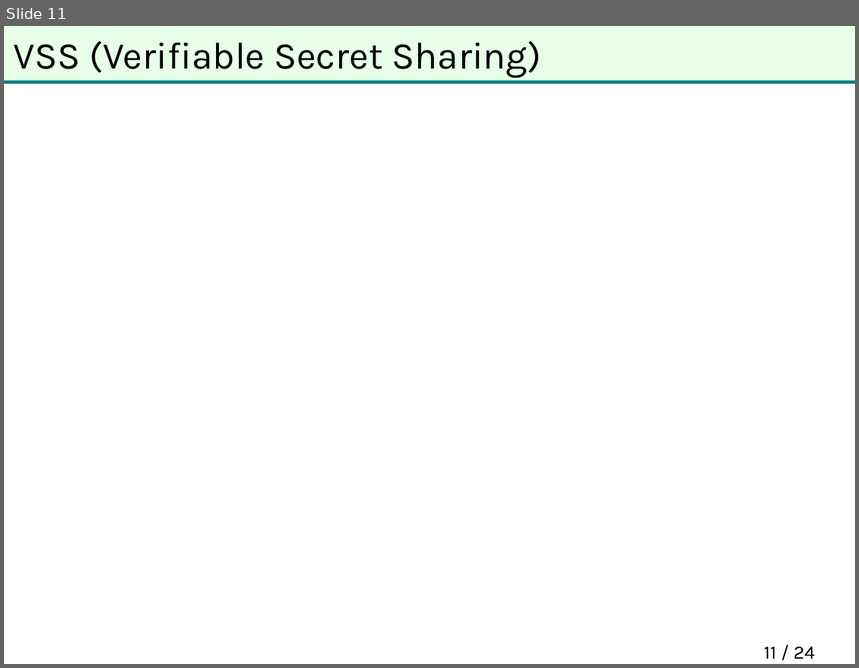
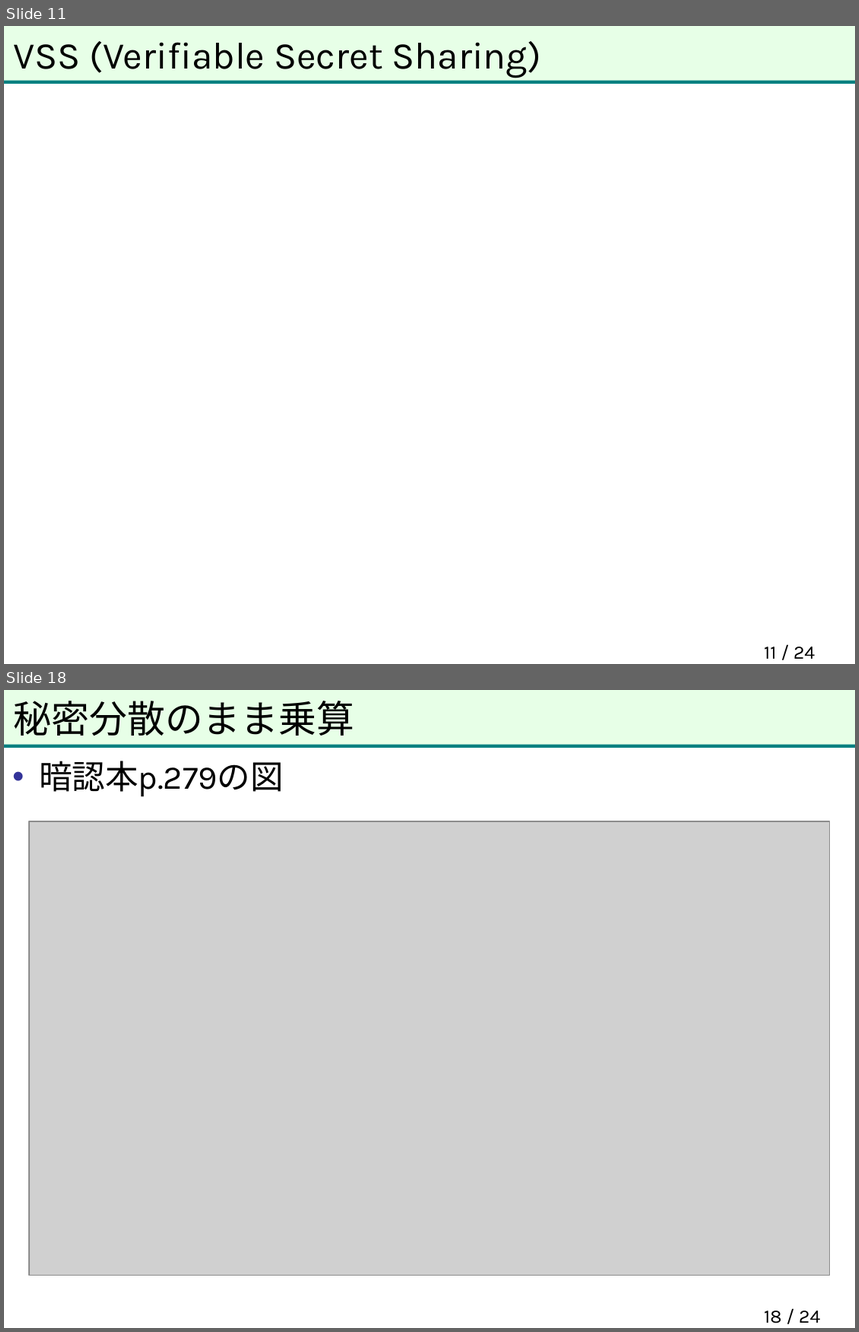
Before and after one commit to herumi/anninbon, a slide deck: lec/anninbon11.pptx. Shown one above the other, each under a label of ours: slide 11 before the commit, slides 11 and 18 after it; the slides between them are not shown. The pictures are 859x668 and 859x1332 pixels, drawn with LibreOffice and Linux fonts; fonts in the diff are those of the drawing; grey boxes stand for pictures; background and template pictures are left out. Boxes give left, top, right and bottom in pixels: in the first picture for what was removed or moved away, otherwise in the second. Text is boxed around its words. In the diff, an @@ line names an element or a change of style, - is before the commit and + after.

```diff
--- a/lec/anninbon11.pptx
+++ b/lec/anninbon11.pptx
@@ slide 18 added at [4,690,855,1328], background #FFFFFF; not listed: 2 template elements that a slide beside it also shows @@
@@ title added at [14,701,354,736], 32 pt, text #000000 @@
+秘密分散のまま乗算
@@ text added at [39,761,284,797], 28 pt, text #000000 @@
+• 暗認本p.279の図
@@ picture added at [30,822,831,1277] @@
@@ page number added at [764,1311,820,1324], 16 pt, text #000000 @@
+18 / 24
```
Also in this commit, not shown: 1 slide changed, 5 other slides added.
